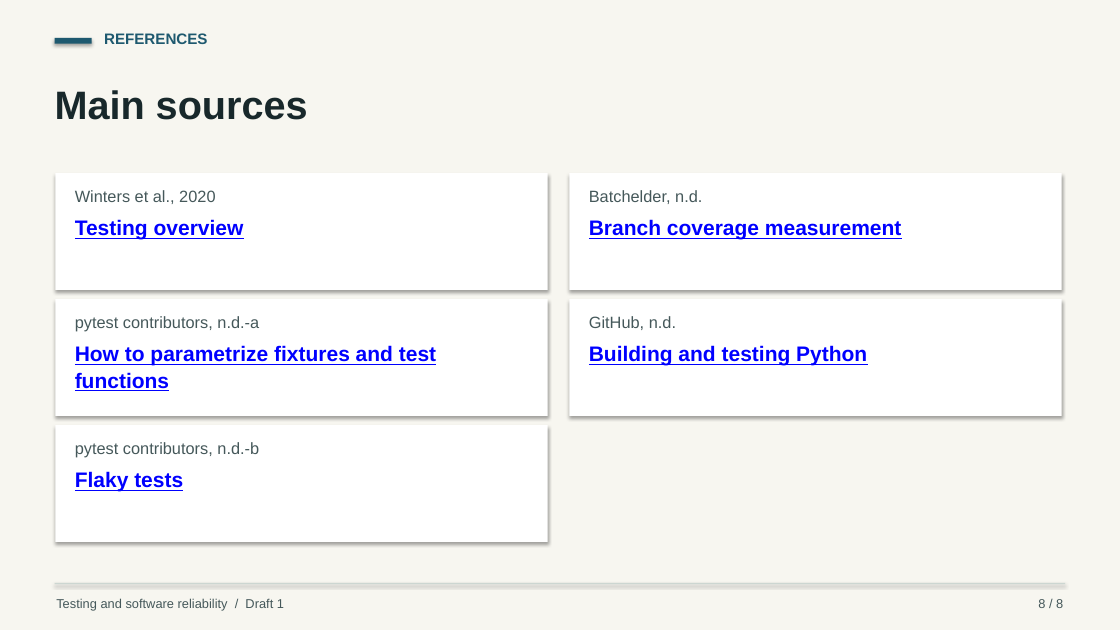
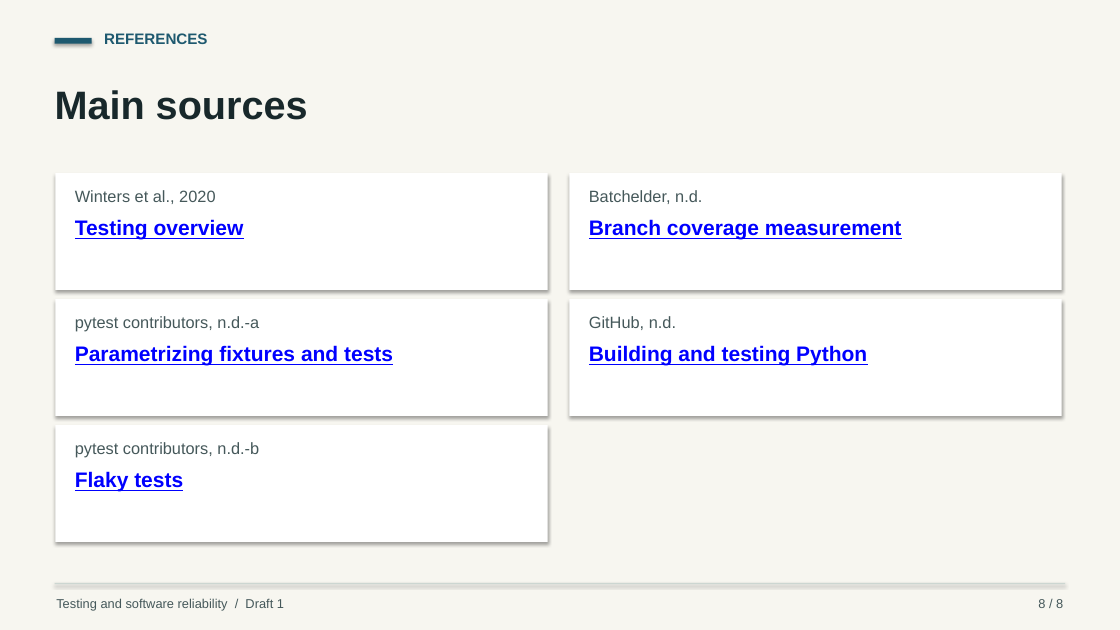
Before and after one commit to wahab-2007/essays, a slide deck: slide 8 of The role of testing in reliable software/Draft 1/Presentation.pptx. Drawn at 1120x630 pixels with LibreOffice and Linux fonts; fonts in the diff are those of the drawing. Boxes give left, top, right and bottom in pixels: in the first picture for what was removed or moved away, otherwise in the second. Text is boxed around its words. In the diff, an @@ line names an element or a change of style, - is before the commit and + after.

Commit message:
Software testing | Draft 1 | Improve source slide layout

```diff
--- a/The role of testing in reliable software/Draft 1/Presentation.pptx
+++ b/The role of testing in reliable software/Draft 1/Presentation.pptx
@@ text at bbox=[75, 345, 393, 366]: text changed @@
-How to parametrize fixtures and test functions
+Parametrizing fixtures and tests
```
